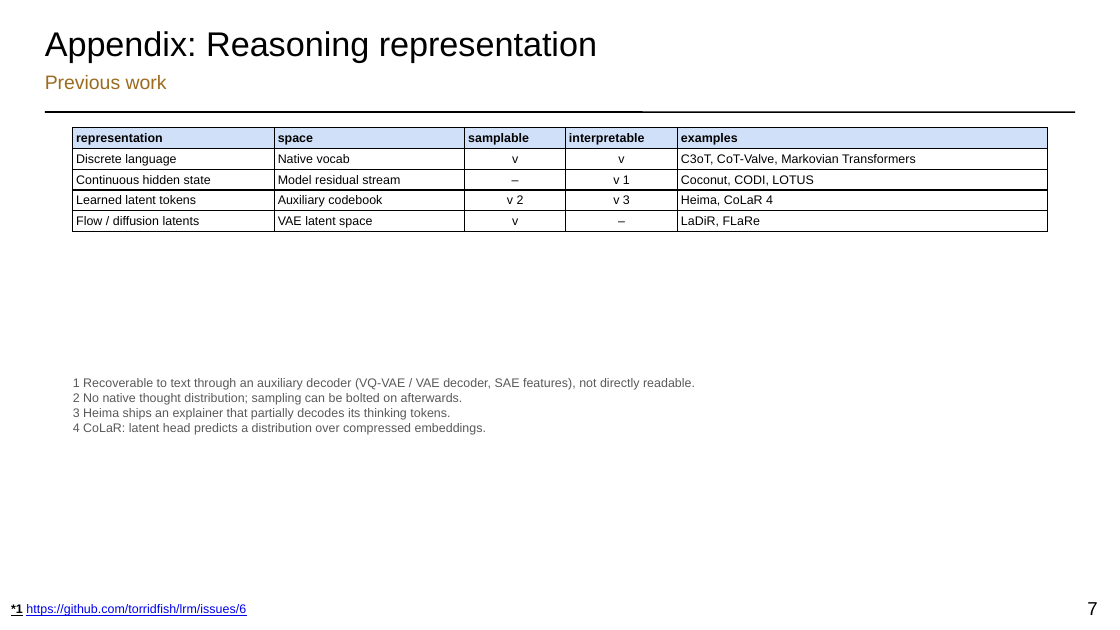
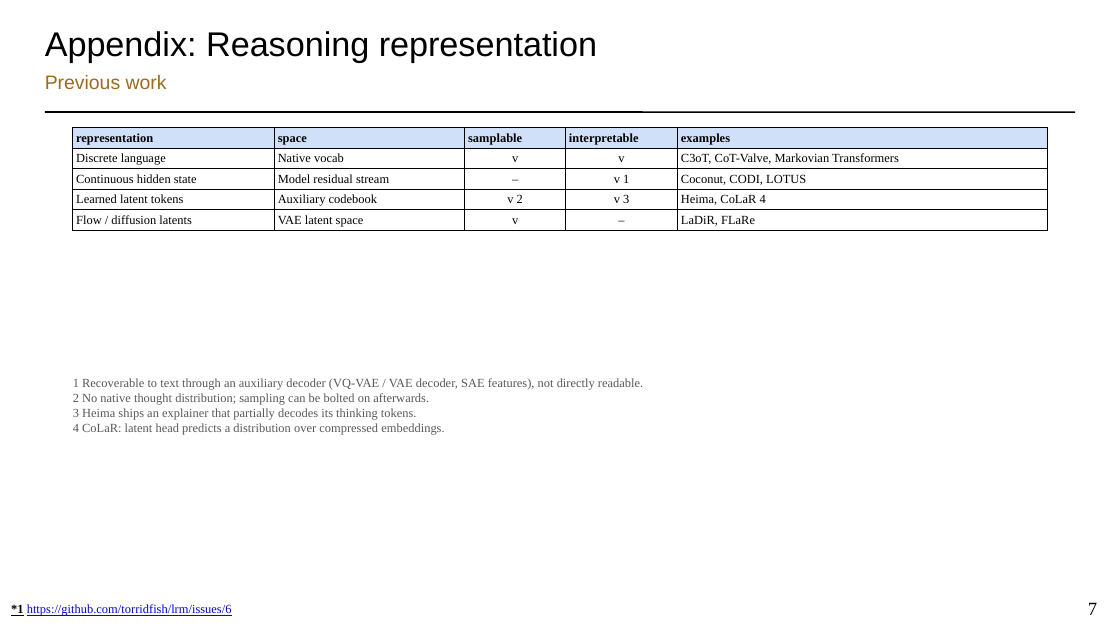
Before and after one commit to torridfish/dotfiles, a slide deck: slide 7 of agents/.agents/skills/research-slides/assets/research-slides-template.pptx. Drawn at 1120x630 pixels with LibreOffice and Linux fonts; fonts in the diff are those of the drawing. Boxes give left, top, right and bottom in pixels: in the first picture for what was removed or moved away, otherwise in the second. Text is boxed around its words. In the diff, an @@ line names an element or a change of style, - is before the commit and + after.

Commit message:
feat(research-slides): add Marp markdown pipeline before the slide-maker rewrite
Snapshot of the skill before it becomes slide-maker: the Marp theme, engine and
slides.sh (KaTeX math, per-slide footnotes, figure rows, table roles, code
blocks), transparent 800-dpi tex2img output, versioned LibreOffice detection,
and the pending deck.js / design-system edits.

```diff
--- a/agents/.agents/skills/research-slides/assets/research-slides-template.pptx
+++ b/agents/.agents/skills/research-slides/assets/research-slides-template.pptx
@@ table at (73, 128, 1047, 240) @@
@@ font Arial to Times New Roman @@
@@ font Arial to Times New Roman in 3 elements at (11, 604, 232, 616), (73, 378, 643, 435), (1088, 602, 1097, 615) @@
```
Also in this commit, not shown: 12 other slides changed, 19 other files.
